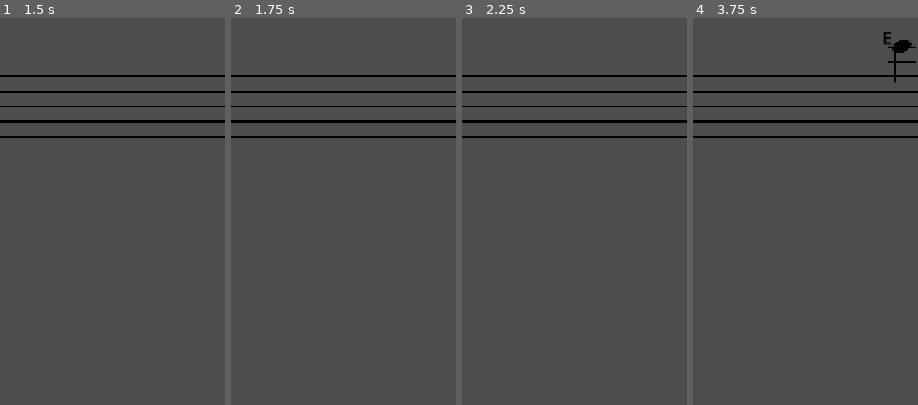
Above: before the commit, frames 1-4 (left to right).
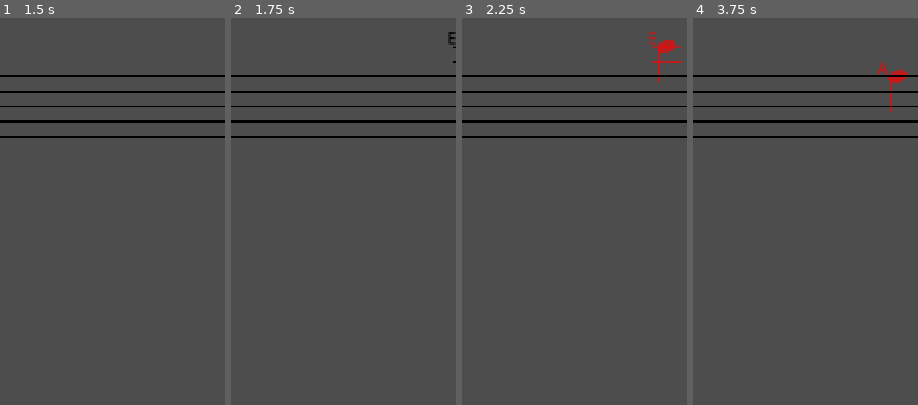
Above: after the commit, the same moments.

Repository: ethanwhall389/note-read
Game: Godot game, scene res://scenes/levels/level01.tscn
Two runs of this game, one before a commit and one after it. Both use one fixed random seed, a clock stepped at 60 frames per second and the inputs below. The project has no main scene, so this scene is started directly.
Inputs (mouse positions are % of the whole screen's width and height, from its top left):
- Up to frame 1 (1.5 s): click (19, 70) at 0.5 s; click (48, 70) at 1.25 s
- Up to frame 2 (1.75 s): no input
- Up to frame 3 (2.25 s): click (77, 70) at 2 s
- Up to frame 4 (3.75 s): click (19, 83) at 2.75 s; click (48, 83) at 3.5 s
The pictures show only the part of the screen within x 50-100%, y 0-50%; the shares and areas given below are measured in that part.

Frame 1 is identical in both runs. In frame 2, less than 0.1% of the frame differs, in the area x 96-100%, y 3-12%; in frame 3, 0.4%; in frame 4, 0.7%, in the area x 81-100%, y 3-25%.
Error before the commit: Invalid access of index '0' on a base object of type: 'Array'. (res://systems/gameplay_controller.gd:28)
Error after the commit: Invalid access of index '0' on a base object of type: 'Array'. (res://systems/gameplay_controller.gd:24)

Commit message:
add note guessing logic

Diff:
--- a/note-read/entities/note.gd
+++ b/note-read/entities/note.gd
@@ -1,15 +1,17 @@
 extends CharacterBody2D
 
-# func setup(note :Dictionary) -> void:
+var is_destroyed = false
+const SPEED = 100.0
 
-const SPEED = 90.0
+signal note_destroyed(note: Node2D)
+
+
 
 func _physics_process(delta: float) -> void:
 	velocity.x = -SPEED
 	move_and_slide()
 
 func setup(note_data: Dictionary) -> void:
-	print(note_data)
 	var ledger_through = note_data.ledger_through
 	var ledgers_above = note_data.ledgers_above
 	var ledgers = note_data.ledgers
@@ -47,24 +49,13 @@
 
 	$Label.text = note_data.name
 
-	"""
-	for child in $LinesCrossThrough.get_children():
-		print(child.visibility)
-
-	# flip which direction the ledgers go
-	if ledgers_above > 0:
-		ledger_direction = -1
-
-
-	if ledger_through == true:
-		ledgers[0].visible = true
-	else:
-		main_ledger_offset_y = GameManager.Staff_Line_Height
-	"""
-
-func destroy_note() -> void:
+func destroy() -> void:
+	if is_destroyed:
+		return
+	is_destroyed = true
+	note_destroyed.emit(self)
 	#fade out
 	var tween = create_tween()
 	tween.tween_property(self, "modulate:a", 0.0, 0.5) #0.5 = duration in seconds
 	#tween_callback fires after the tween finishes
-	tween.tween_callback(queue_free)
+	tween.tween_callback(self.queue_free)
--- a/note-read/scenes/levels/level01.tscn
+++ b/note-read/scenes/levels/level01.tscn
@@ -6,7 +6,7 @@
 [ext_resource type="PackedScene" uid="uid://c2v0ud36umcml" path="res://scenes/ui/note_selection_ui.tscn" id="4_i4uh8"]
 
 [sub_resource type="RectangleShape2D" id="RectangleShape2D_g0jr5"]
-size = Vector2(808, 324)
+size = Vector2(768, 324)
 
 [node name="Level01" type="Node2D" unique_id=462609379]
 
@@ -15,7 +15,7 @@
 spawn_point = NodePath("../Staff/SpawnPoint")
 
 [node name="Timer" type="Timer" parent="Spawner" unique_id=1694116599]
-wait_time = 3.0
+wait_time = 1.5
 autostart = true
 
 [node name="Staff" parent="." unique_id=210088103 instance=ExtResource("1_g0jr5")]
@@ -25,7 +25,7 @@
 position = Vector2(744, 138)
 
 [node name="CollisionShape2D" type="CollisionShape2D" parent="Staff" unique_id=781037761]
-position = Vector2(462, 90)
+position = Vector2(482, 90)
 shape = SubResource("RectangleShape2D_g0jr5")
 
 [node name="GameplayController" parent="." unique_id=1336935545 node_paths=PackedStringArray("spawner", "note_selection_ui") instance=ExtResource("3_g0jr5")]
--- a/note-read/systems/gameplay_controller.gd
+++ b/note-read/systems/gameplay_controller.gd
@@ -13,34 +13,32 @@
 
 func _on_note_spawned(note: Node2D, note_data: Dictionary) -> void:
 	spawned_notes.append({"name": note_data.name, "note": note})
-	#print("spawned_notes: ", spawned_notes)
-
+	note.note_destroyed.connect(_on_note_destroyed)
 	highlight_current_note()
 
-	#note.modulate = Color.RED
-
 func _on_note_button_selected(note_name: String) -> void:
-	print("Note button selected: ", note_name)
 	check_guess(note_name)
 
-func check_guess(note_name: String) -> void:
+func check_guess(note_guess: String) -> void:
 	# find current note
-	var current_note = spawned_notes[current_note_index].name
-	print("current_note: ", current_note)
-	#compare
+	var current_note = spawned_notes[current_note_index]
+
+	if note_guess == current_note.name:
+		current_note.note.modulate = Color("GREEN")
+		#increase score?
+	else:
+		#penalize?
+		current_note.note.modulate = Color("RED")
+
+	current_note.note.destroy()
 
 func _on_staff_body_exited(note: Node2D) -> void:
-	print("note exited area")
+	note.destroy()
+
+
+func _on_note_destroyed(note) -> void:
 	current_note_index += 1
-	note.destroy_note()
-	#body.queue_free()
-	#print("current_note_index: ", current_note_index)
-
-	#print("current note is now: ", spawned_notes[current_note_index].name)
-
 	highlight_current_note()
-
-	#make note fade off screen
 
 func highlight_current_note() -> void:
 	spawned_notes[current_note_index].note.modulate = Color("#000000")
--- a/note-read/systems/spawner.gd
+++ b/note-read/systems/spawner.gd
@@ -36,9 +36,6 @@
 		level_notes.append(notes_registry[key])
 
 
-	#print(level_notes)
-	#print(emphasis_indexes)
-
 
 
 func _on_timer_timeout() -> void:
